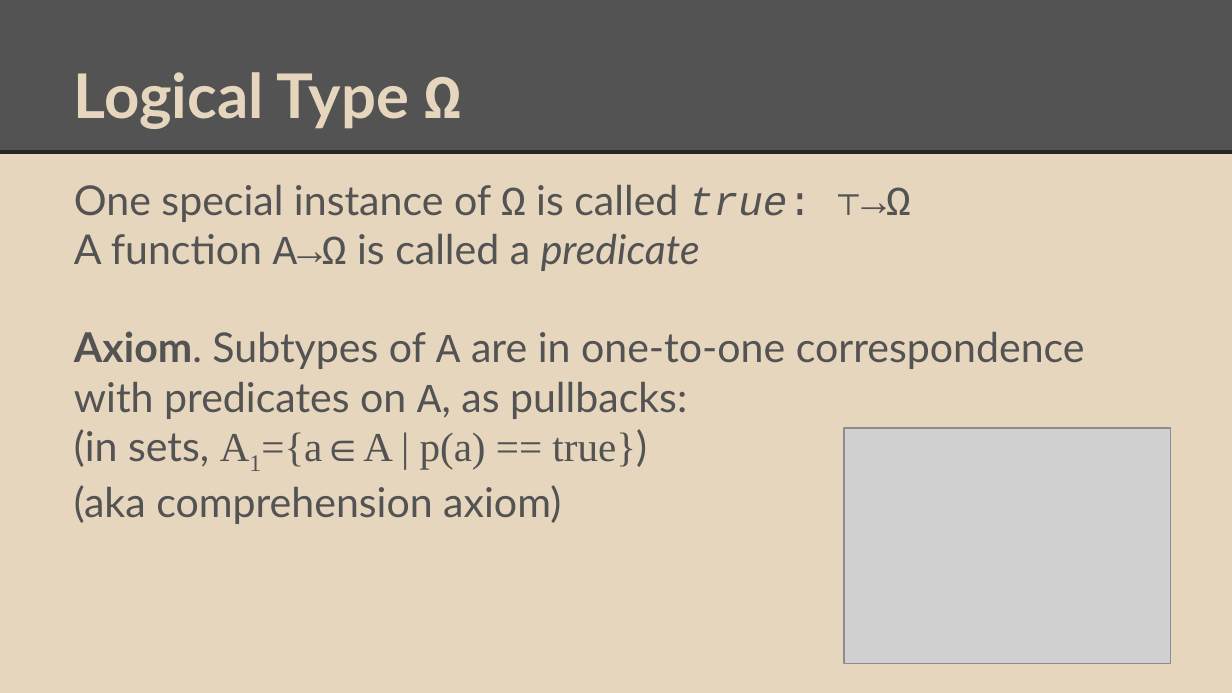
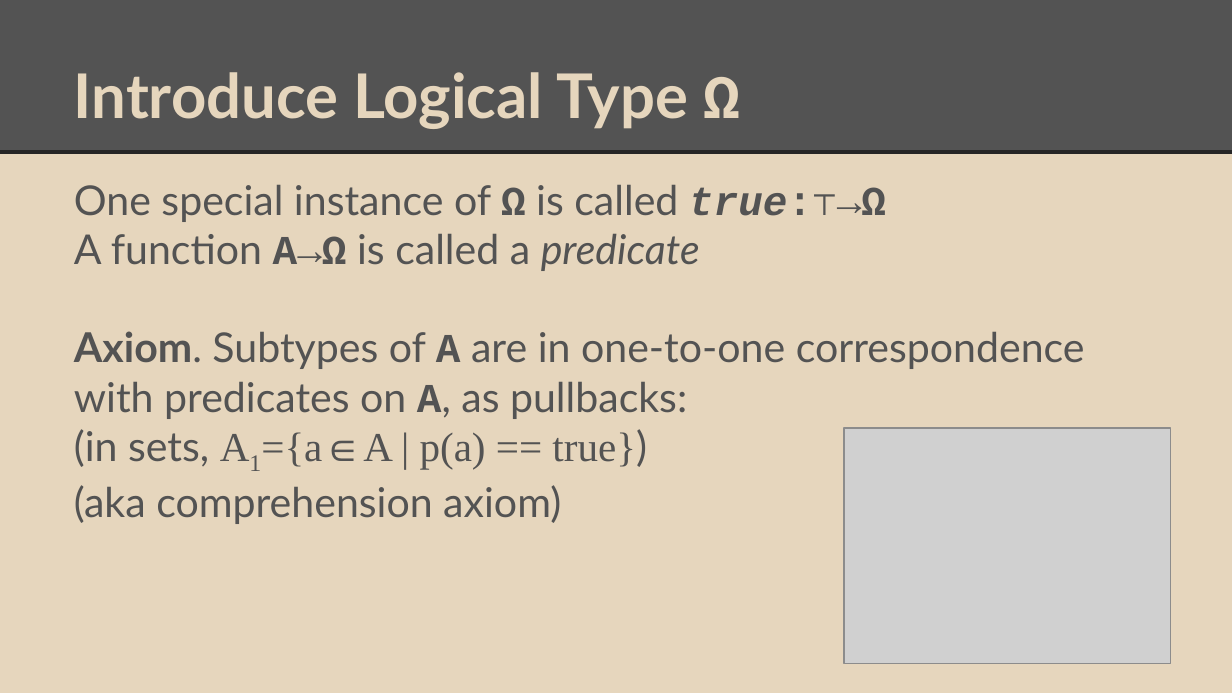
Before and after one commit to degoes-consulting/lambdaconf-2015, a slide deck: slide 17 of speakers/vpatryshev/intuitionistic-type-theory/IntroToIntuitionisticTypeTheory.pptx (slide 14 before the commit). Drawn at 1232x693 pixels with LibreOffice and Linux fonts; fonts in the diff are those of the drawing; grey boxes stand for pictures. Boxes give left, top, right and bottom in pixels: in the first picture for what was removed or moved away, otherwise in the second. Text is boxed around its words. In the diff, an @@ line names an element or a change of style, - is before the commit and + after.

Commit message:
Fixed some typos; split slides after John's suggestions.

```diff
--- a/speakers/vpatryshev/intuitionistic-type-theory/IntroToIntuitionisticTypeTheory.pptx
+++ b/speakers/vpatryshev/intuitionistic-type-theory/IntroToIntuitionisticTypeTheory.pptx
@@ title at bbox=[74, 72, 740, 129]: text changed @@
-Logical Type Ω
+Introduce Logical Type Ω
@@ text at bbox=[74, 185, 886, 222]: spaces changed @@
-One special instance of Ω is called true: ⊤→Ω
+One special instance of Ω is called true:⊤→Ω
@@ text at bbox=[74, 234, 1085, 419]: bold on in "A→Ω", "A A," @@
```
Also in this commit, not shown: 23 other slides changed, 4 slides added.
